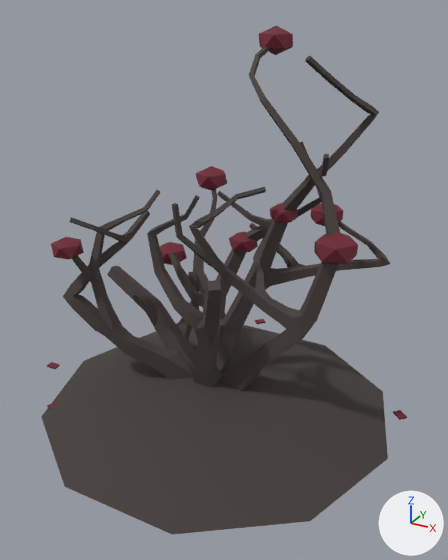
What one commit did to the glTF model assets/models/environment/scarlet_mansion/rose_bush_dead.glb.
Before and after are seen from a 50 mm camera at (1.12, -1.98, 1.59) aimed at (0.03, 0.01, 0.59). The axes (+X, +Y, +Z) are drawn at lower right. The lights are the same throughout. The first picture is the older version. Vertices at exactly the same position are counted once.

Objects in the first picture: 'RoseBushDead'.
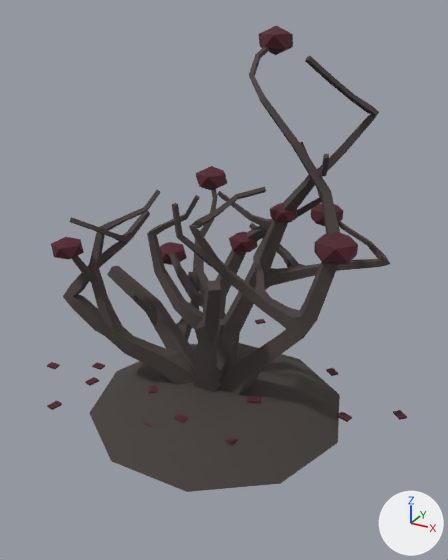
What differs and where, as boxes [x1, y1, x2, y2] in the pictures (448 x 560 px; the box of a moved part takes in the faces that stretch with it):
'RoseBushDead', reshaped (8% shorter): before [41, 26, 407, 535]; after [47, 26, 407, 492]
part 1 of me_rosebushdead, moved or reshaped: before [41, 325, 388, 535]; after [90, 343, 340, 492]

The edits, one by one:
me_rosebushdead is used by ob_rosebushdead; location (0.0, 0.0, 0.0).
me_rosebushdead had 2332 vertices, 4588 faces and spanned x -0.86..0.75, y -0.71..0.8, z 0.0..1.52.
me_rosebushdead now has 2332 vertices, 4588 faces and spans x -0.86..0.75, y -0.52..0.8, z 0.0..1.52.
me_rosebushdead part 1: the loose piece of 22 vertices spanning x -0.75..0.75, y -0.71..0.71, z 0.0..0.18 is scaled about the mesh origin by (0.742, 0.742, 0.846).
